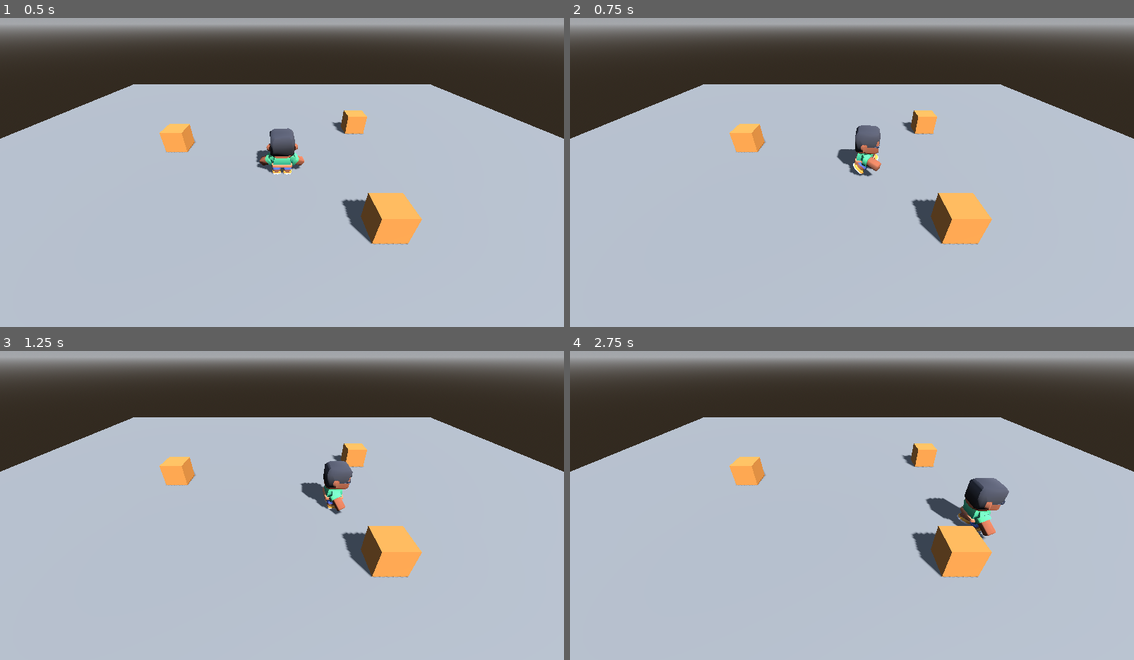
Above: before the commit, frames 1-4 (two rows, left to right).
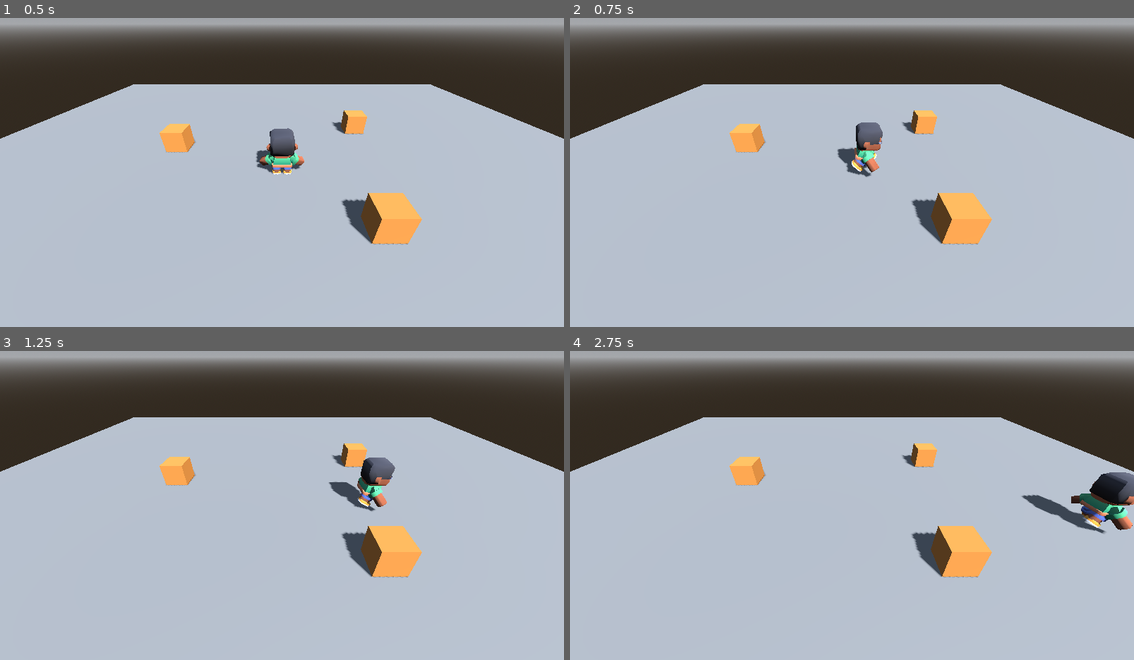
Above: after the commit, the same moments.

Repository: Carola-caicedo/Survivor-Maze-Puzzle
Game: Godot game, scene res://main.tscn
Two runs of this game, one before a commit and one after it. Both use one fixed random seed, a clock stepped at 60 frames per second and the inputs below.
Inputs:
- Up to frame 1 (0.5 s): no input
- Up to frame 2 (0.75 s): tap Enter at 0.5 s; hold D (move_right) from 0.53 s (still down); hold Shift (correr, bound only after the commit) from 0.53 s (still down)
- Up to frame 3 (1.25 s): keep holding D (move_right); keep holding Shift (correr, bound only after the commit)
- Up to frame 4 (2.75 s): release D (move_right) at 1.28 s; release Shift (correr, bound only after the commit) at 1.28 s; hold S (move_down) 1.28-2.03 s; tap Space (espada) at 1.35 s; tap Shift (correr, bound only after the commit) at 1.55 s; hold D (move_right) from 2.03 s (still down); hold Shift (correr, bound only after the commit) from 2.03 s (still down)

Frame 1 is identical in both runs. In frame 2, 0.5% of the frame differs, in the area x 47-56%, y 33-52%; in frame 3, 1.8%; in frame 4, 3.3%, in the area x 62-100%, y 39-61%.

Commit message:
T7 N2 - Tarea A - arranque y frenado

Diff:
--- a/personaje.gd
+++ b/personaje.gd
@@ -1,13 +1,16 @@
 extends CharacterBody3D
 
 @export var camara: Camera3D
-@export var speed = 3.0
+@export var speed_caminar = 3.0
+@export var speed_correr = 6.0
+@export var tiempo_arranque = 0.25
 @onready var anim = $Modelo/AnimationPlayer
 
 # Enchufes: otros scripts (las acciones del juego) cambian estas tres variables.
 var multiplicador = 1.0     # 1 = rapidez normal, 0.5 = la mitad, 0 = quieto
 var empuje = Vector3.ZERO   # velocidad extra en m/s (dash, retroceso)
 var accion = ""             # animación de la acción; "" = ninguna
+var avance = Vector3.ZERO   # la parte de la velocidad que dan las teclas
 
 
 func _ready():
@@ -20,18 +23,27 @@
 
 	var input_dir = Input.get_vector("move_left", "move_right", "move_up", "move_down")
 	var entrada = Vector3(input_dir.x, 0.0, input_dir.y)
-	var direction = camara.global_basis * entrada
-	direction.y = 0.0
-	direction = direction.normalized()
 
-	velocity.x = direction.x * speed * multiplicador + empuje.x
-	velocity.z = direction.z * speed * multiplicador + empuje.z
+	var giro_cam = camara.global_rotation.y
+	var direction = entrada.rotated(Vector3.UP, giro_cam).normalized()
+
+	var corre = Input.is_action_pressed("correr")
+	var speed = speed_correr if corre else speed_caminar
+
+	var objetivo = direction * speed * multiplicador
+	var paso = speed / tiempo_arranque * delta
+	avance = avance.move_toward(objetivo, paso)
+
+	velocity.x = avance.x + empuje.x
+	velocity.z = avance.z + empuje.z
 
 	if direction.length() > 0:
 		basis = Basis.looking_at(direction)
 	if accion != "":
 		anim.play(accion)
-	elif direction.length() > 0:
+	elif avance.length() > speed_caminar + 0.1:
+		anim.play("sprint")
+	elif avance.length() > 0.1:
 		anim.play("walk")
 	else:
 		anim.play("idle")
--- a/project.godot
+++ b/project.godot
@@ -46,6 +46,12 @@
 "events": [Object(InputEventKey,"resource_local_to_scene":false,"resource_name":"","device":-1,"window_id":0,"alt_press …(191 unchanged characters)…
 ]
 }
+correr={
+"deadzone": 0.2,
+"events": [Object(InputEventKey,"resource_local_to_scene":false,"resource_name":"","device":-1,"window_id":0,"alt_pressed":false,"shift_pressed":false,"ctrl_pressed":false,"meta_pressed":false,"pressed":false,"keycode":0,"physical_keycode":4194325,"key_label":0,"unicode":0,"location":0,"echo":false,"script":null)
+
+]
+}
 
 [physics]
 
